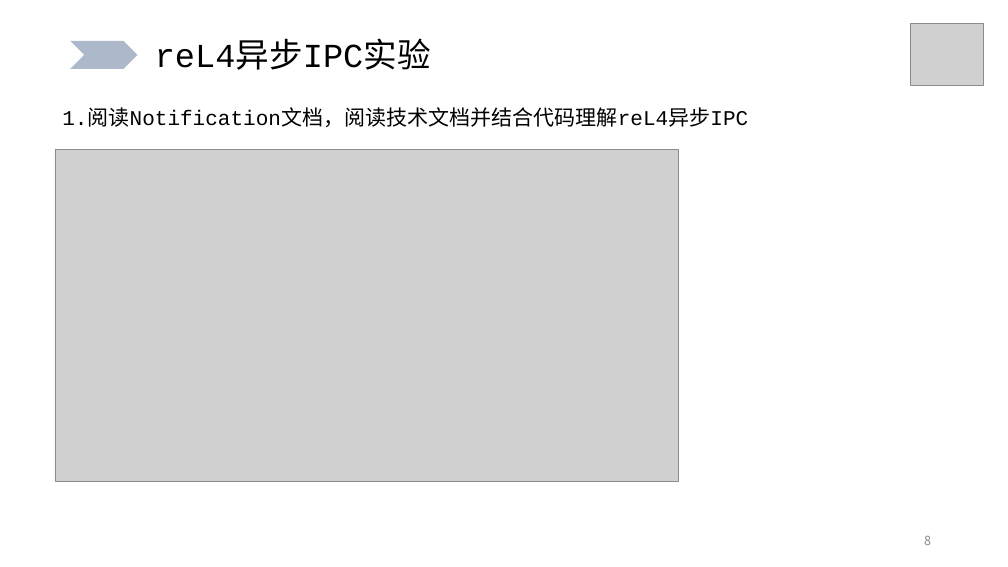
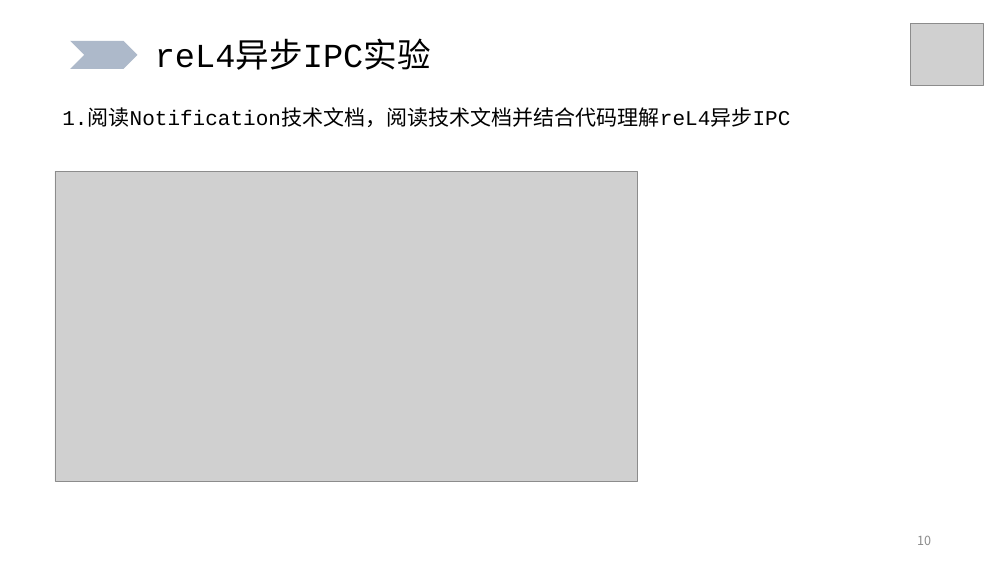
Before and after one commit to BIT-CWH/UndergraduateGraduationProject-2024-BIT-CWH, a slide deck: slide 10 of 中期报告-04-08.pptx (slide 8 before the commit). Drawn at 1008x567 pixels with LibreOffice and Linux fonts; fonts in the diff are those of the drawing; grey boxes stand for pictures; background and template pictures are left out. Boxes give left, top, right and bottom in pixels: in the first picture for what was removed or moved away, otherwise in the second. Text is boxed around its words. In the diff, an @@ line names an element or a change of style, - is before the commit and + after.

```diff
--- a/中期报告-04-08.pptx
+++ b/中期报告-04-08.pptx
@@ text at [62,110,790,127]: text changed @@
-1.阅读Notification文档，阅读技术文档并结合代码理解reL4异步IPC
+1.阅读Notification技术文档，阅读技术文档并结合代码理解reL4异步IPC
@@ picture: place and size @@
-picture at [55,149,679,481]
+picture at [55,171,637,481]
@@ page number at [917,536,931,545]: text changed @@
-8
+10
```
Also in this commit, not shown: 6 other slides changed, 2 slides added, 2 other files.
